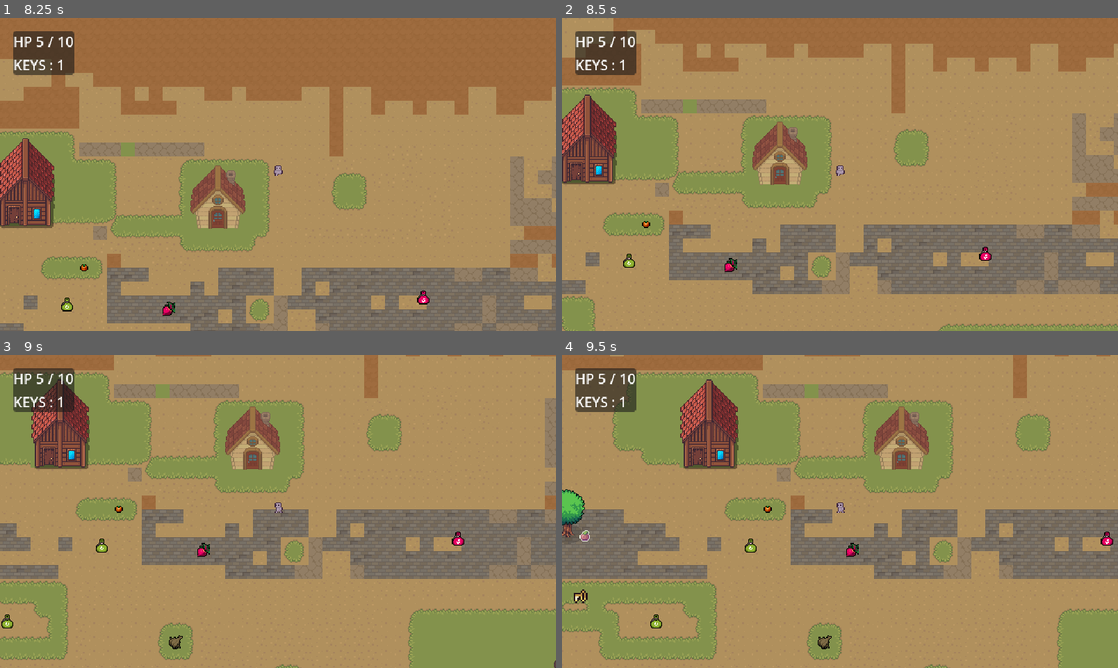
Above: before the commit, frames 1-4 (two rows, left to right).
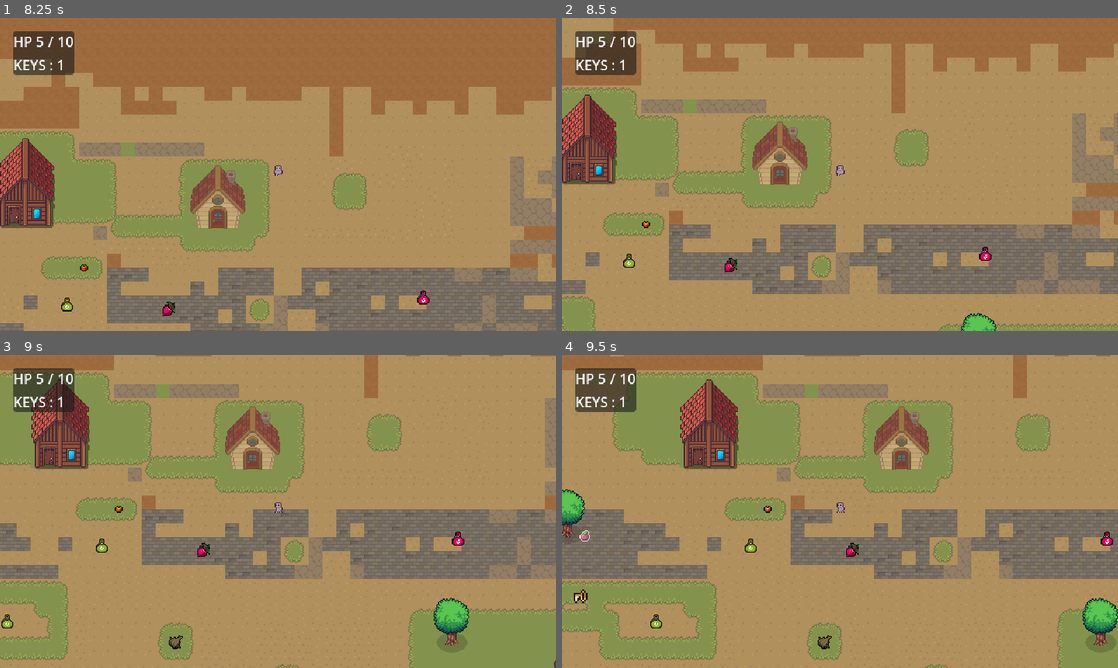
Above: after the commit, the same moments.

Repository: Splexer/NG_game
Game: Godot game, scene res://core/main.tscn
Same seed, same stepped clock (60 frames per second), same inputs: the game is played once before the commit and once after it.
Inputs:
- Up to frame 1 (8.25 s): tap Enter at 0.5, 2.75 s; hold E (use_action) 0.53-1.28 s; hold W (move_up) 0.53-2.03 s; tap E (use_action) every 1.5 s from 1.35 to 7.35 s; tap Space at 2, 3.5 s; hold E (use_action) 2.03-2.78 s; hold A (move_left) 2.03-3.53 s; hold S (move_down) 3.53-4.28 s; hold E (use_action) 3.53-4.28 s; hold D (move_right) 4.28-5.03 s; hold W (move_up) 5.03-5.78 s; hold E (use_action) 5.03-5.78 s; hold D (move_right) 5.78-8.03 s; hold E (use_action) 6.53-7.28 s; hold S (move_down) from 8.03 s (still down); hold E (use_action) from 8.03 s (still down)
- Up to frame 2 (8.5 s): keep holding S (move_down); keep holding E (use_action)
- Up to frame 3 (9 s): release S (move_down) at 8.78 s; release E (use_action) at 8.78 s; hold A (move_left) from 8.78 s (still down); tap E (use_action) at 8.85 s
- Up to frame 4 (9.5 s): keep holding A (move_left)

Frame 1 is identical in both runs. In frame 2, 0.3% of the frame differs, in the area x 71-79%, y 94-100%; in frame 3, 0.6%, in the area x 78-85%, y 77-93%; in frame 4, 0.6%.

Commit message:
street game design changes

Diff:
--- a/elements/levels/street/street.tscn
+++ b/elements/levels/street/street.tscn
@@ -695,3 +695,21 @@
 
 [node name="poison_locked" parent="." instance=ExtResource("20_7k5yr")]
 position = Vector2(780, 194)
+
+[node name="key2" parent="." instance=ExtResource("11_08po5")]
+position = Vector2(308, 621)
+
+[node name="campfire2" parent="." instance=ExtResource("4_5frdl")]
+position = Vector2(1003, 526)
+
+[node name="tree5" parent="." instance=ExtResource("10_w682c")]
+position = Vector2(1071, 313)
+
+[node name="tree6" parent="." instance=ExtResource("10_w682c")]
+position = Vector2(1055, 460)
+
+[node name="tree7" parent="." instance=ExtResource("10_w682c")]
+position = Vector2(838, 539)
+
+[node name="tree8" parent="." instance=ExtResource("10_w682c")]
+position = Vector2(773, 311)
